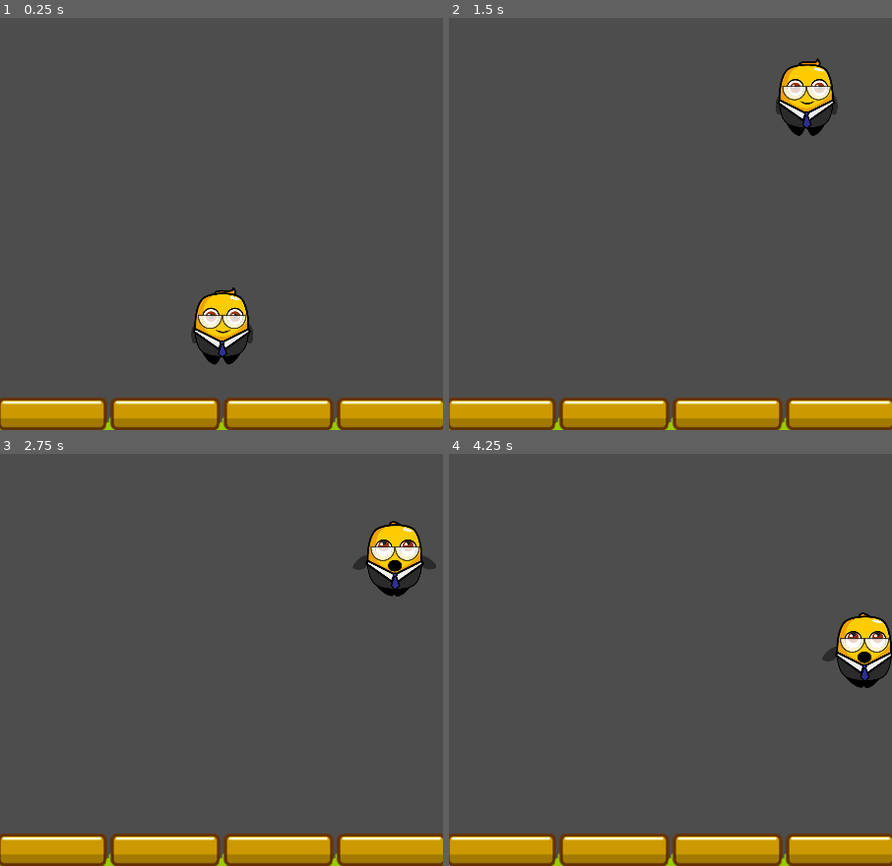
Above: before the commit, frames 1-4 (two rows, left to right).
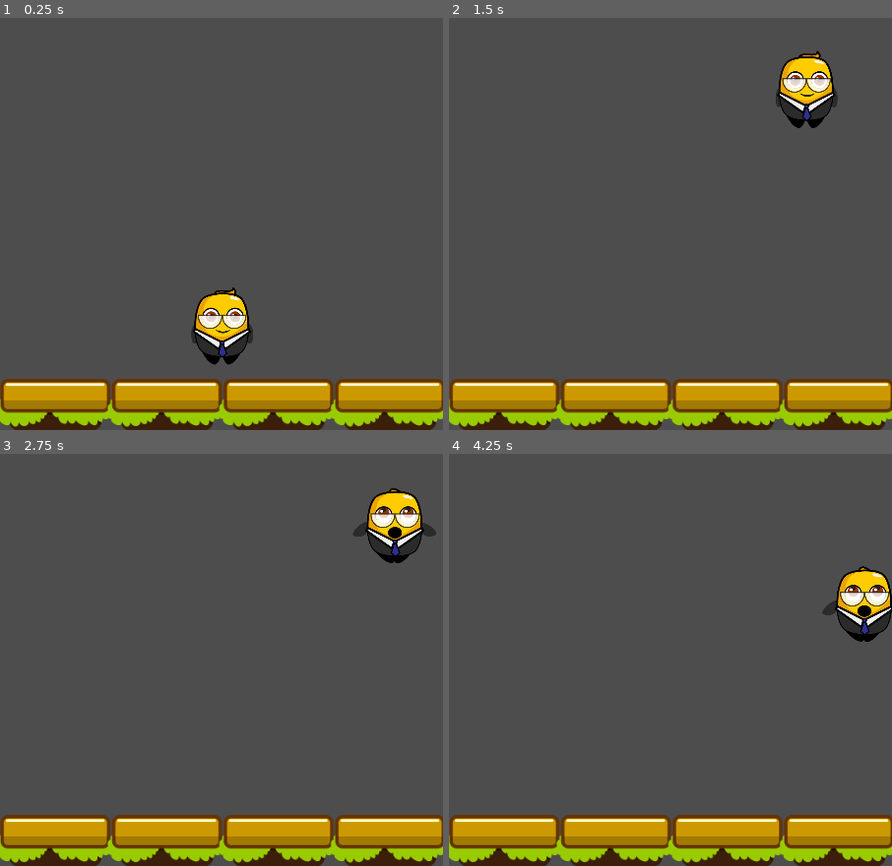
Above: after the commit, the same moments.

Repository: jrenato/jump_jam
Game: Godot game, scene res://Scenes/game.tscn
The game is run twice, just before and just after one commit, with the same random seed, the same clock (stepped at 60 frames per second) and the same inputs.
Inputs:
- Up to frame 1 (0.25 s): no input
- Up to frame 2 (1.5 s): hold D (move_right) 0.53-1.28 s; hold A (move_left) from 1.28 s (still down)
- Up to frame 3 (2.75 s): release A (move_left) at 2.03 s; hold D (move_right) from 2.03 s (still down)
- Up to frame 4 (4.25 s): release D (move_right) at 3.53 s; hold A (move_left) from 3.53 s (still down)

The runs differ from the first frame. In frame 1, 12% of the frame differs, in the area x 0-100%, y 87-100%; in frame 2, 14%; in frame 3, 15%; in frame 4, 16%, in the area x 0-100%, y 27-100%.

Commit message:
Added dynamic ground generation

Diff:
--- a/Scenes/game.tscn
+++ b/Scenes/game.tscn
@@ -16,15 +16,3 @@
 
 [node name="PlatformsParent" type="Node2D" parent="."]
 unique_name_in_owner = true
-
-[node name="Platform" parent="PlatformsParent" instance=ExtResource("3_qngdu")]
-position = Vector2(-4, 920)
-
-[node name="Platform2" parent="PlatformsParent" instance=ExtResource("3_qngdu")]
-position = Vector2(134, 920)
-
-[node name="Platform3" parent="PlatformsParent" instance=ExtResource("3_qngdu")]
-position = Vector2(272, 920)
-
-[node name="Platform4" parent="PlatformsParent" instance=ExtResource("3_qngdu")]
-position = Vector2(410, 920)
--- a/Scenes/player.tscn
+++ b/Scenes/player.tscn
@@ -9,45 +9,6 @@
 
 [sub_resource type="Animation" id="Animation_5lanh"]
 resource_name = "Fall"
-tracks/0/type = "value"
-tracks/0/imported = false
-tracks/0/enabled = true
-tracks/0/path = NodePath("Sprite2D:texture")
-tracks/0/interp = 1
-tracks/0/loop_wrap = true
-tracks/0/keys = {
-"times": PackedFloat32Array(0),
-"transitions": PackedFloat32Array(1),
-"update": 1,
-"values": [ExtResource("1_ik36m")]
-}
-tracks/1/type = "value"
-tracks/1/imported = false
-tracks/1/enabled = true
-tracks/1/path = NodePath("Sprite2D:position")
-tracks/1/interp = 1
-tracks/1/loop_wrap = true
-tracks/1/keys = {
-"times": PackedFloat32Array(0),
-"transitions": PackedFloat32Array(1),
-"update": 0,
-"values": [Vector2(0, -46)]
-}
-tracks/2/type = "value"
-tracks/2/imported = false
-tracks/2/enabled = true
-tracks/2/path = NodePath("Sprite2D:scale")
-tracks/2/interp = 1
-tracks/2/loop_wrap = true
-tracks/2/keys = {
-"times": PackedFloat32Array(0),
-"transitions": PackedFloat32Array(1),
-"update": 0,
-"values": [Vector2(0.35, 0.35)]
-}
-
-[sub_resource type="Animation" id="Animation_04oyb"]
-length = 0.001
 tracks/0/type = "value"
 tracks/0/imported = false
 tracks/0/enabled = true
@@ -124,6 +85,45 @@
 "values": [Vector2(0.35, 0.35)]
 }
 
+[sub_resource type="Animation" id="Animation_04oyb"]
+length = 0.001
+tracks/0/type = "value"
+tracks/0/imported = false
+tracks/0/enabled = true
+tracks/0/path = NodePath("Sprite2D:texture")
+tracks/0/interp = 1
+tracks/0/loop_wrap = true
+tracks/0/keys = {
+"times": PackedFloat32Array(0),
+"transitions": PackedFloat32Array(1),
+"update": 1,
+"values": [ExtResource("1_ik36m")]
+}
+tracks/1/type = "value"
+tracks/1/imported = false
+tracks/1/enabled = true
+tracks/1/path = NodePath("Sprite2D:position")
+tracks/1/interp = 1
+tracks/1/loop_wrap = true
+tracks/1/keys = {
+"times": PackedFloat32Array(0),
+"transitions": PackedFloat32Array(1),
+"update": 0,
+"values": [Vector2(0, -46)]
+}
+tracks/2/type = "value"
+tracks/2/imported = false
+tracks/2/enabled = true
+tracks/2/path = NodePath("Sprite2D:scale")
+tracks/2/interp = 1
+tracks/2/loop_wrap = true
+tracks/2/keys = {
+"times": PackedFloat32Array(0),
+"transitions": PackedFloat32Array(1),
+"update": 0,
+"values": [Vector2(0.35, 0.35)]
+}
+
 [sub_resource type="AnimationLibrary" id="AnimationLibrary_s8x50"]
 _data = {
 "Fall": SubResource("Animation_5lanh"),
--- a/Scripts/game.gd
+++ b/Scripts/game.gd
@@ -2,17 +2,23 @@
 
 @export var camera_scene: PackedScene
 @export var platform_scene: PackedScene
+@export var ground_y_offset: int = 62
 
 var camera: GameCamera
+var viewport_size: Vector2
 
 @onready var player: Player = %Player
 @onready var platforms_parent: Node2D = %PlatformsParent
 
 
 func _ready() -> void:
+	viewport_size = get_viewport_rect().size
+
 	camera = camera_scene.instantiate() as GameCamera
 	camera.setup_camera(player)
 	add_child(camera)
+
+	create_ground_platforms()
 
 
 func _process(delta: float) -> void:
@@ -30,3 +36,12 @@
 	platform.global_position = location
 	platforms_parent.add_child(platform)
 	return platform
+
+
+func create_ground_platforms() -> void:
+	var platform_width: int = 136
+	var ground_platform_count: int = floor(viewport_size.x / platform_width) + 1
+
+	for i in ground_platform_count:
+		var ground_location: Vector2 = Vector2(platform_width * i, viewport_size.y - ground_y_offset)
+		create_platform(ground_location)
